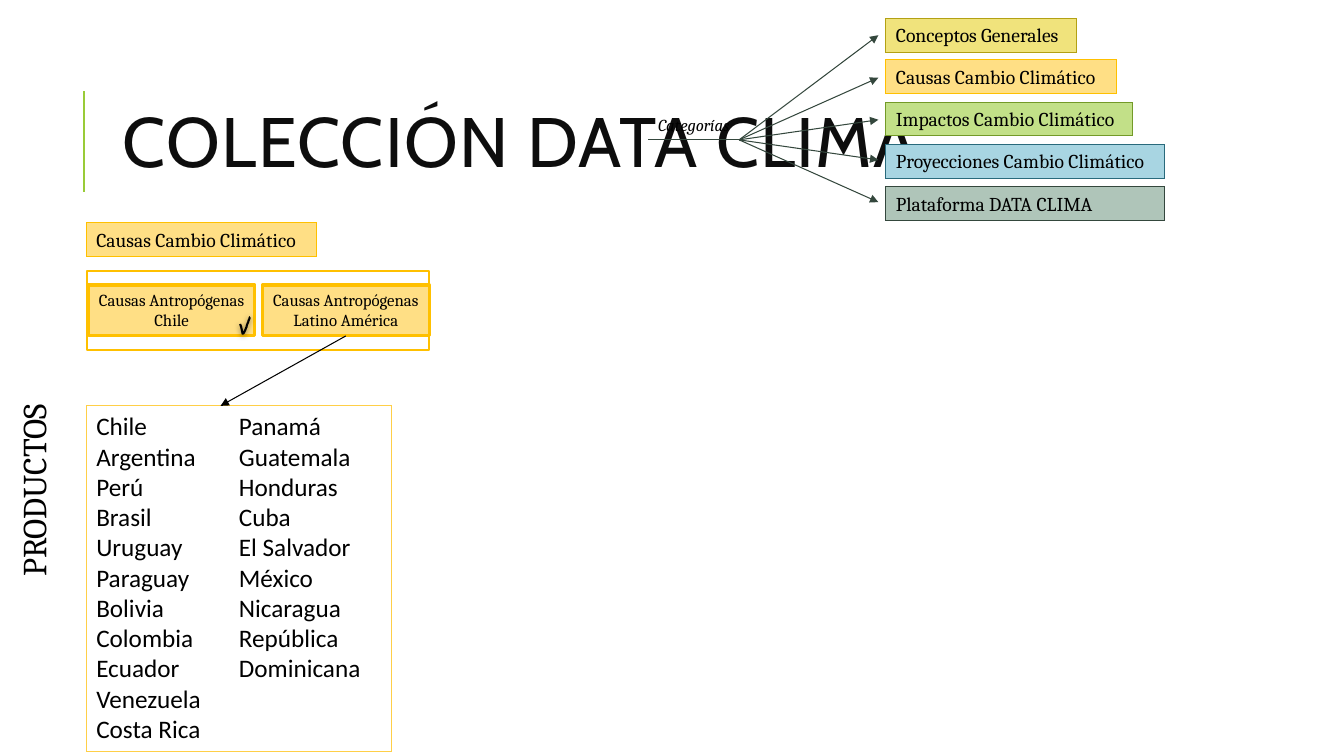
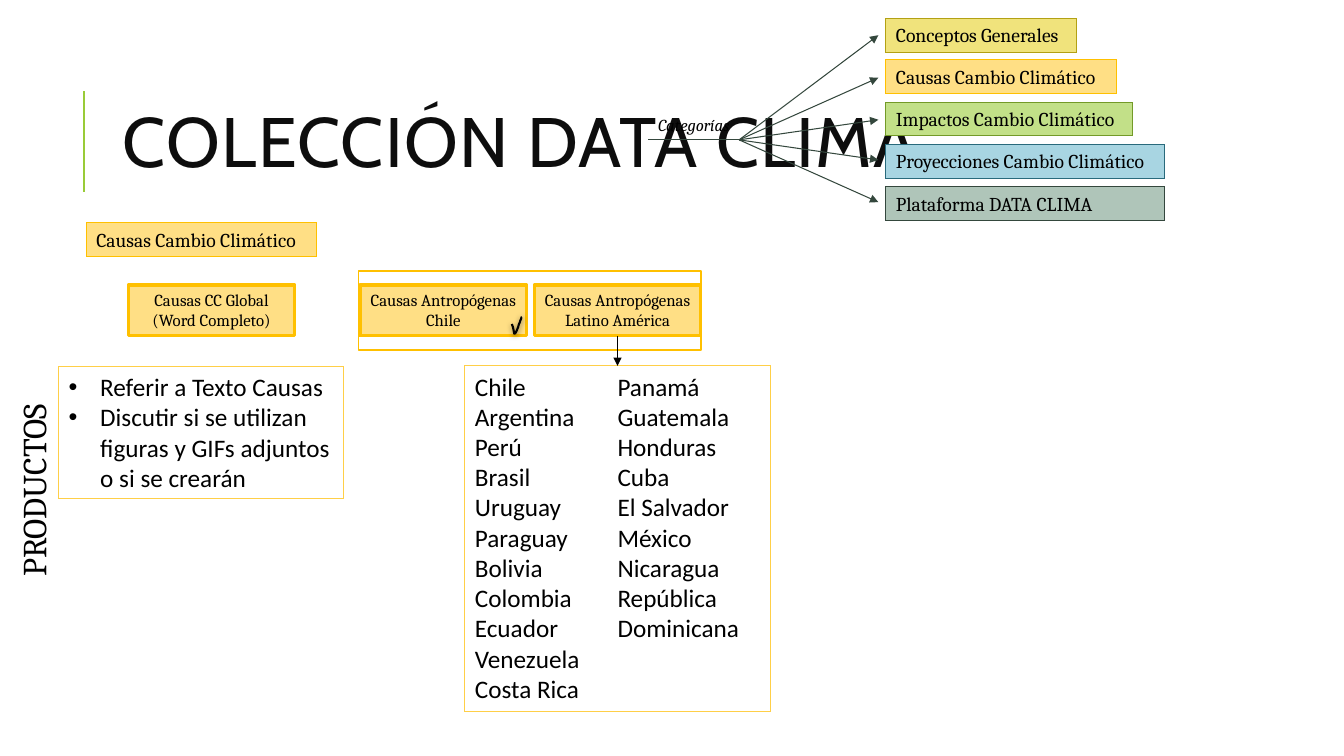
Before and after one commit to Sud-Austral/DATA-ICC, a slide deck: slide 4 of Organización DATA CLIMA.pptx (slide 3 before the commit). Drawn at 1344x756 pixels with LibreOffice and Linux fonts; fonts in the diff are those of the drawing. Boxes give left, top, right and bottom in pixels: in the first picture for what was removed or moved away, otherwise in the second. Text is boxed around its words. In the diff, an @@ line names an element or a change of style, - is before the commit and + after.

```diff
--- a/Organización DATA CLIMA.pptx
+++ b/Organización DATA CLIMA.pptx
@@ rectangle added at (x1=128, y1=285, x2=294, y2=336), fill #FFDF85, outline #FFC000 2.25 pt, 12 pt, text #000000 @@
+Causas CC Global
+(Word Completo)
@@ 3 rectangles, 1 freeform shape moved together from (x1=87, y1=271, x2=430, y2=351) to (x1=359, y1=271, x2=702, y2=351) @@
@@ arrow moved from (346, 336) - (221, 406) to (618, 336) - (618, 366) @@
@@ rectangle added at (x1=58, y1=367, x2=344, y2=499), outline #FFCF47 0.75 pt, 18 pt, text #000000 @@
+• Referir a Texto Causas
+• Discutir si se utilizan figuras y GIFs adjuntos o si se crearán
@@ rectangle "Chile" moved from (x1=87, y1=406, x2=392, y2=752) to (x1=465, y1=366, x2=770, y2=712) @@
```
Also in this commit, not shown: 1 slide added.
